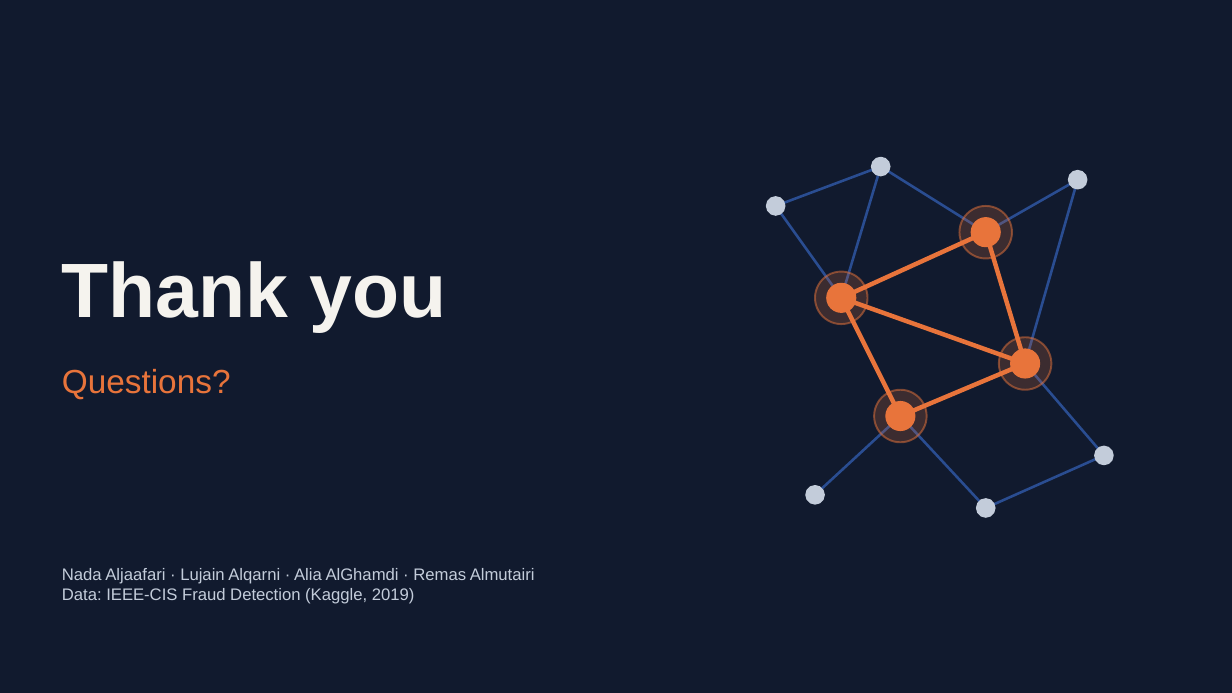
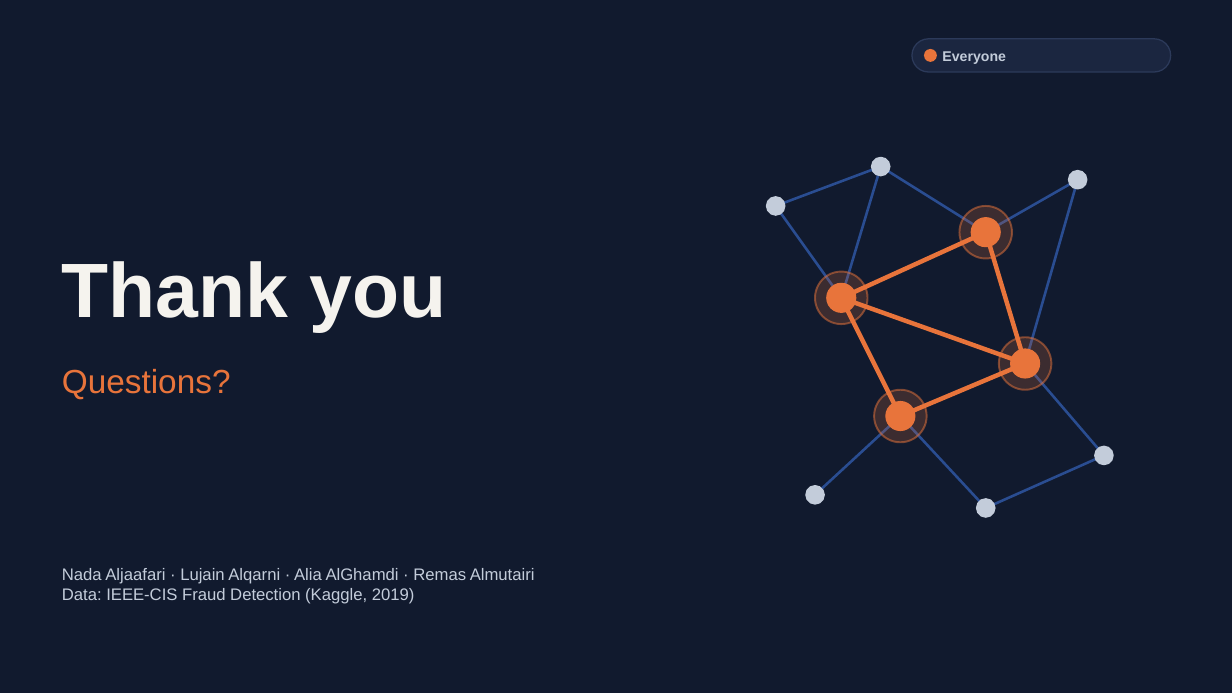
Before and after one commit to NadaMIS/makamin-fraud-detection, a slide deck: slide 20 of makamin-fraud-detection/presentation/MAKAMIN_Presentation.pptx (slide 17 before the commit). Drawn at 1232x693 pixels with LibreOffice and Linux fonts; fonts in the diff are those of the drawing. Boxes give left, top, right and bottom in pixels: in the first picture for what was removed or moved away, otherwise in the second. Text is boxed around its words. In the diff, an @@ line names an element or a change of style, - is before the commit and + after.

```diff
--- a/makamin-fraud-detection/presentation/MAKAMIN_Presentation.pptx
+++ b/makamin-fraud-detection/presentation/MAKAMIN_Presentation.pptx
@@ rounded rectangle added at [912,39,1171,72], fill #1B2640, outline #2C3A5A 1 pt @@
@@ ellipse added at [924,49,937,62], fill #E8743B @@
@@ text added at [942,51,1006,64], 11 pt, text #C3CCDA, bold @@
+Everyone
```
Also in this commit, not shown: 16 other slides changed, 3 slides added.
